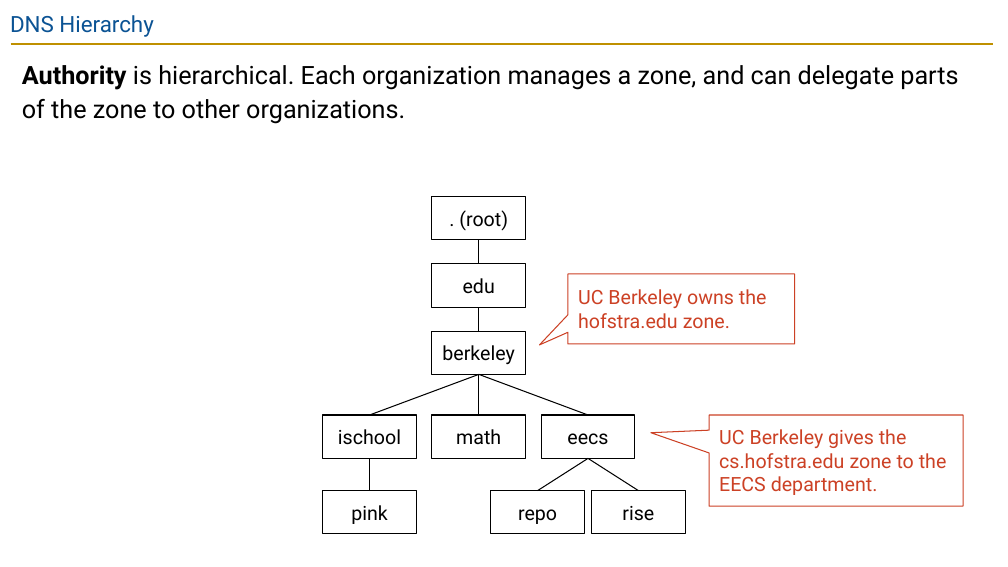
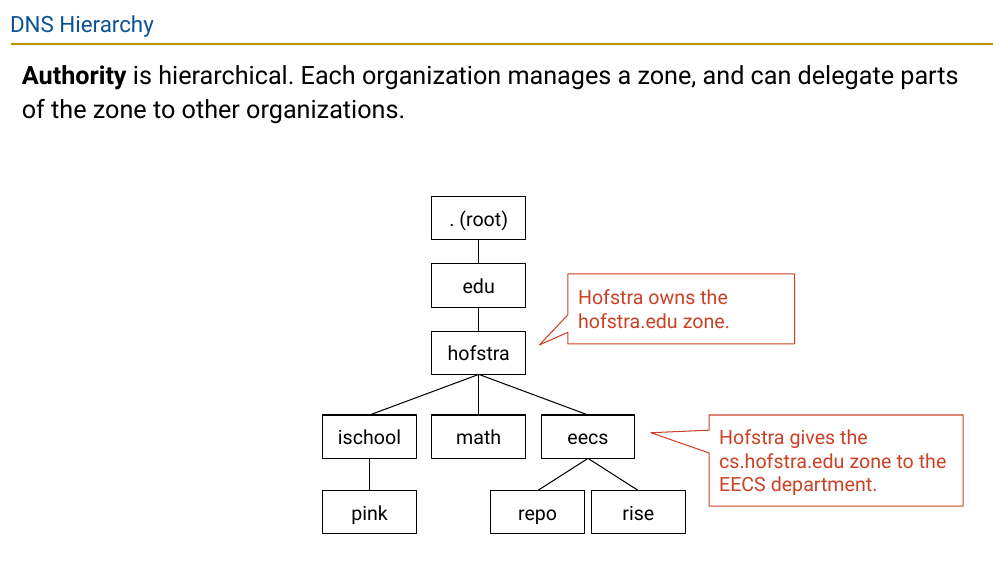
Before and after one commit to guhofstra/CSC175Sp26, a slide deck: slide 27 of PPTs/Lecture 14 - DNS.pptx. Drawn at 1008x567 pixels with LibreOffice and Linux fonts; fonts in the diff are those of the drawing. Boxes give left, top, right and bottom in pixels: in the first picture for what was removed or moved away, otherwise in the second. Text is boxed around its words. In the diff, an @@ line names an element or a change of style, - is before the commit and + after.

```diff
--- a/PPTs/Lecture 14 - DNS.pptx
+++ b/PPTs/Lecture 14 - DNS.pptx
@@ text in rounded speech box at (578, 289, 730, 328): text changed @@
-UC Berkeley owns the hofstra.edu zone.
+Hofstra owns the hofstra.edu zone.
@@ text in rectangle at (448, 345, 510, 361): text changed @@
-berkeley
+hofstra
@@ text in rounded speech box at (719, 429, 947, 495): text changed @@
-UC Berkeley gives the cs.hofstra.edu zone to the EECS department.
+Hofstra gives the cs.hofstra.edu zone to the EECS department.
```
Also in this commit, not shown: 4 other slides changed, 7 other files.
